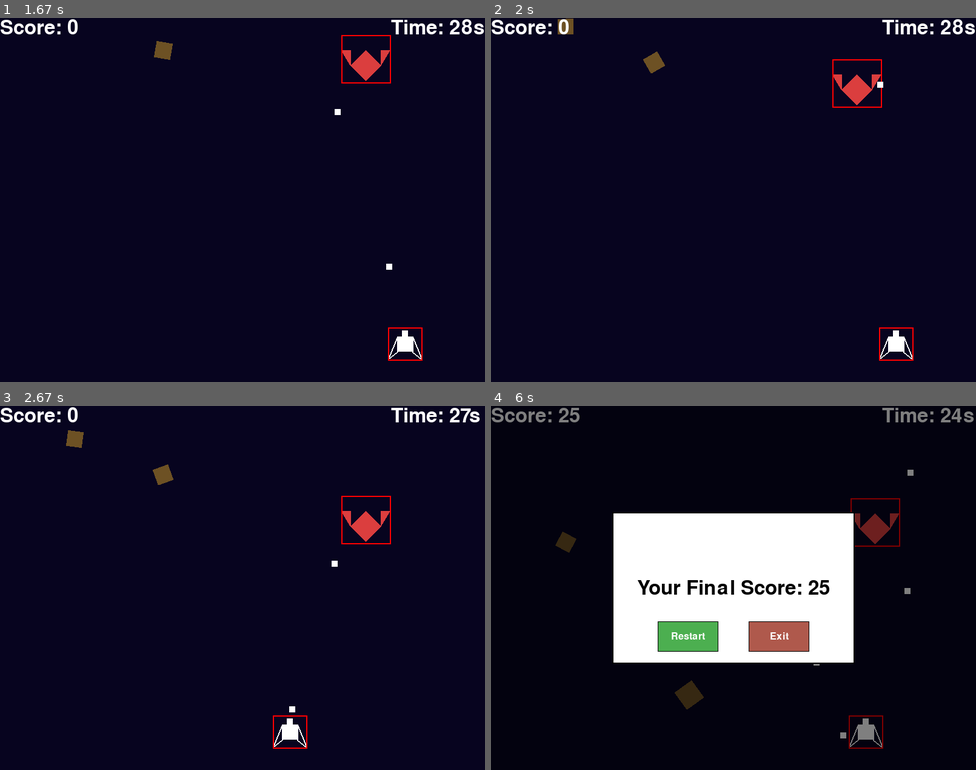
Above: before the commit, frames 1-4 (two rows, left to right).
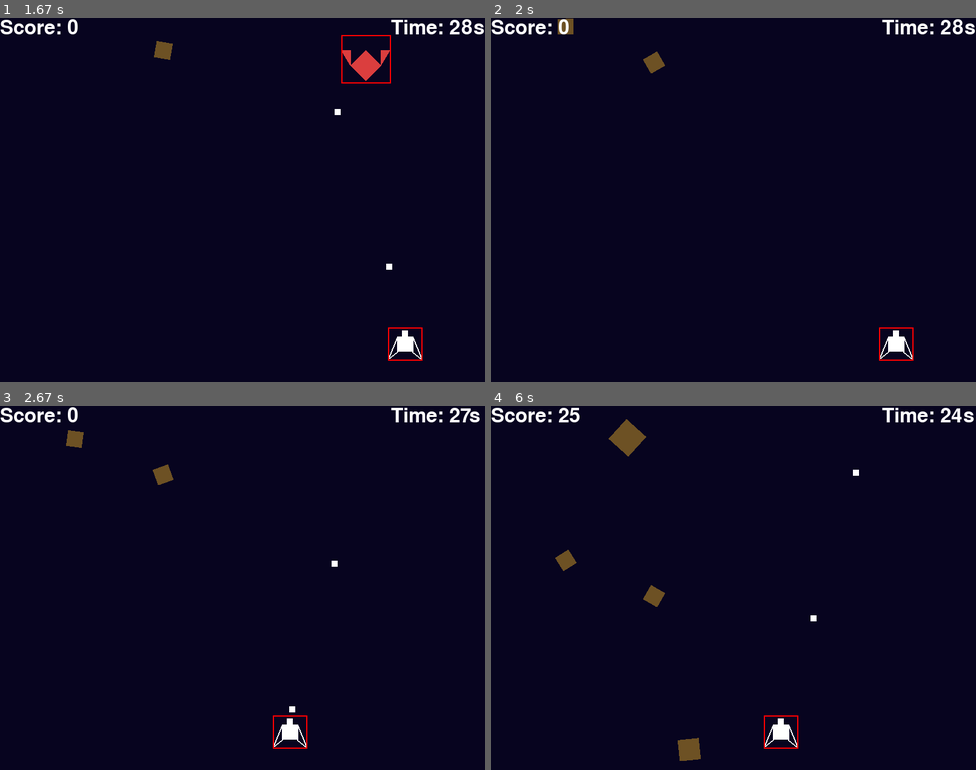
Above: after the commit, the same moments.

Repository: gnikkoch96/pygame-projects
Game: pygame game, started from test_game/shootemup_game/main.py
Two runs of this game, one before a commit and one after it. Both use one fixed random seed, a clock stepped at 60 frames per second and the inputs below.
Inputs (mouse positions are in pixels of both pictures, inside the frame that each line leads up to):
- Up to frame 1 (1.67 s): tap Space at 0.33, 0.73, 1.03, 1.23, 1.53 s; hold Right 0.67-1.13 s; hold Right 1.17-1.63 s
- Up to frame 2 (2 s): click (733, 221) at 1.72 s
- Up to frame 3 (2.67 s): hold Left 2-2.53 s; tap Space at 2.07, 2.37, 2.63 s; hold Left from 2.57 s (still down)
- Up to frame 4 (6 s): tap Space at 2.93, 3.07, 3.37, 3.73, 4.03, 4.23, 4.53, 4.73, 5.03, 5.23, 5.53, 5.8 s; release Left at 2.97 s; hold Right 3-3.63 s; hold Left 3.67-4.13 s; hold Right 4.17-4.63 s; hold Right 4.67-5.13 s; hold Left 5.17-5.7 s; hold Left from 5.73 s (still down)

Frame 1 is identical in both runs. In frame 2, 0.5% of the frame differs, in the area x 70-81%, y 11-25%; in frame 3, 0.5%; in frame 4, 24%, in the area x 0-100%, y 0-98%.

Commit message:
feat: add collision logic for player bullet and enemy

Diff:
--- a/test_game/shootemup_game/main.py
+++ b/test_game/shootemup_game/main.py
@@ -102,9 +102,15 @@
             show_game_over_dialog()
 
         # player bullet -> enemy collision
-        # for enemy in enemy_pool.active_enemies[:]:
-        #     if bullet.owner == BulletOwner.PLAYER and bullet.rect.collidedict(enemy.hitbox):
-        #         pass
+        for enemy in enemy_pool.active_enemies[:]:
+            if bullet.owner == BulletOwner.PLAYER and bullet.rect.colliderect(enemy.hitbox):
+                enemy.hp -= 1
+
+                if enemy.hp <= 0:
+                    enemy.is_alive = False
+                    bullet.is_alive = False
+
+
 
 
 
